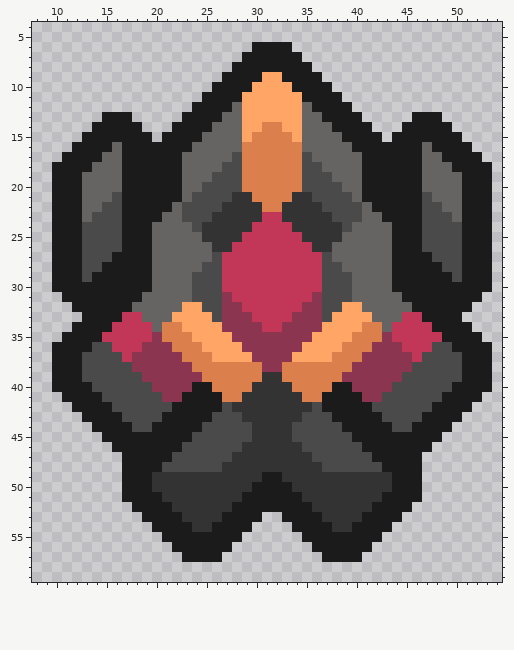
Two states of a pixel-art sprite, sprites/units/Red/red-fly1-full.png. Above is the file before it was changed.
The file is 64x64 pixels. Shown: x 8..54, y 4..59.
New version:
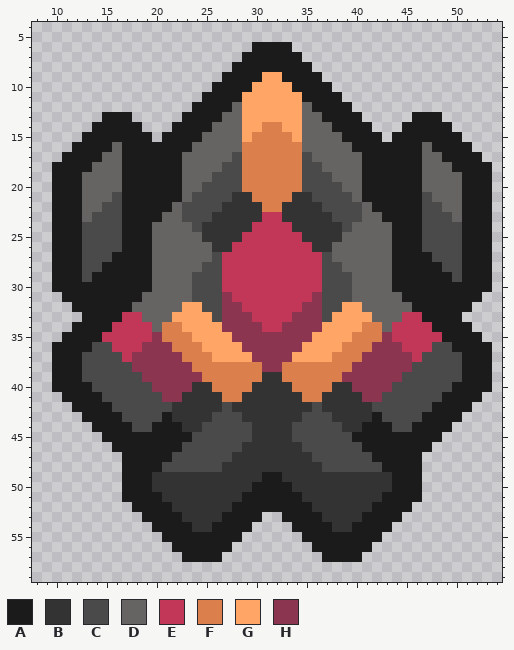
Palette (. is transparent): A #1b1b1b  B #333333  C #4a4a4a  D #666363  E #c23657  F #db7f4d  G #ffa666  H #8c3551
Diff:
{"y":40,"x":24,"old":"AA","new":"BB"}
{"y":40,"x":38,"old":"AA","new":"BB"}
{"y":41,"x":23,"old":"AAAA","new":"BBBB"}
{"y":41,"x":37,"old":"AAAA","new":"BBBB"}
{"y":42,"x":22,"old":"AAAAA","new":"BBBBB"}
{"y":42,"x":37,"old":"AAAAA","new":"BBBBB"}
{"y":43,"x":22,"old":"AAAA","new":"BBBB"}
{"y":43,"x":38,"old":"AAAA","new":"BBBB"}
{"y":44,"x":23,"old":"AA","new":"BB"}
{"y":44,"x":39,"old":"AA","new":"BB"}
